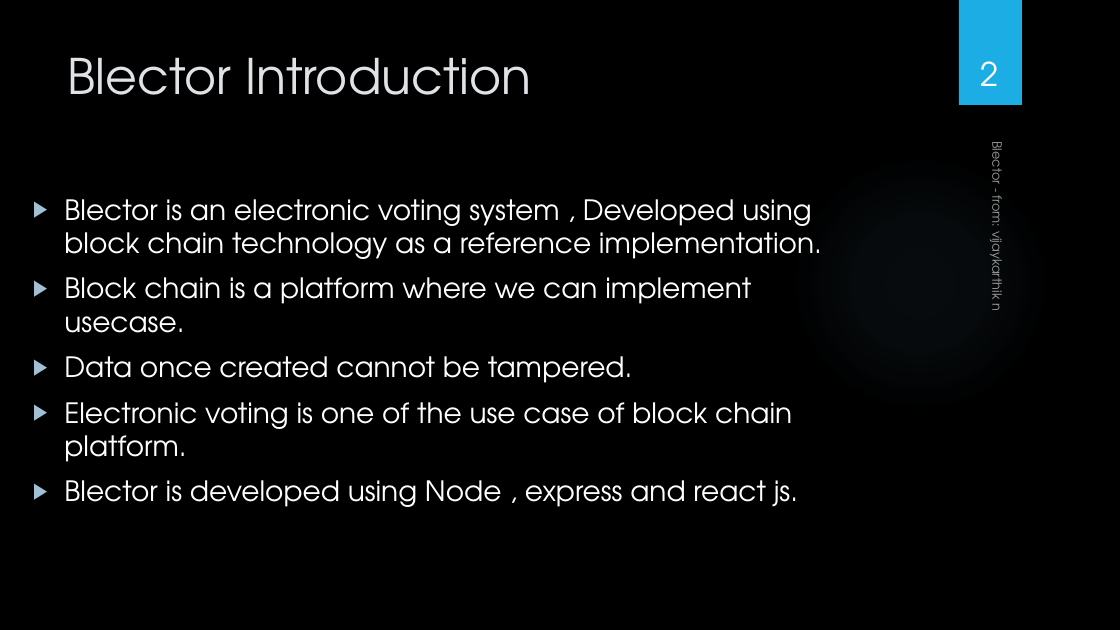
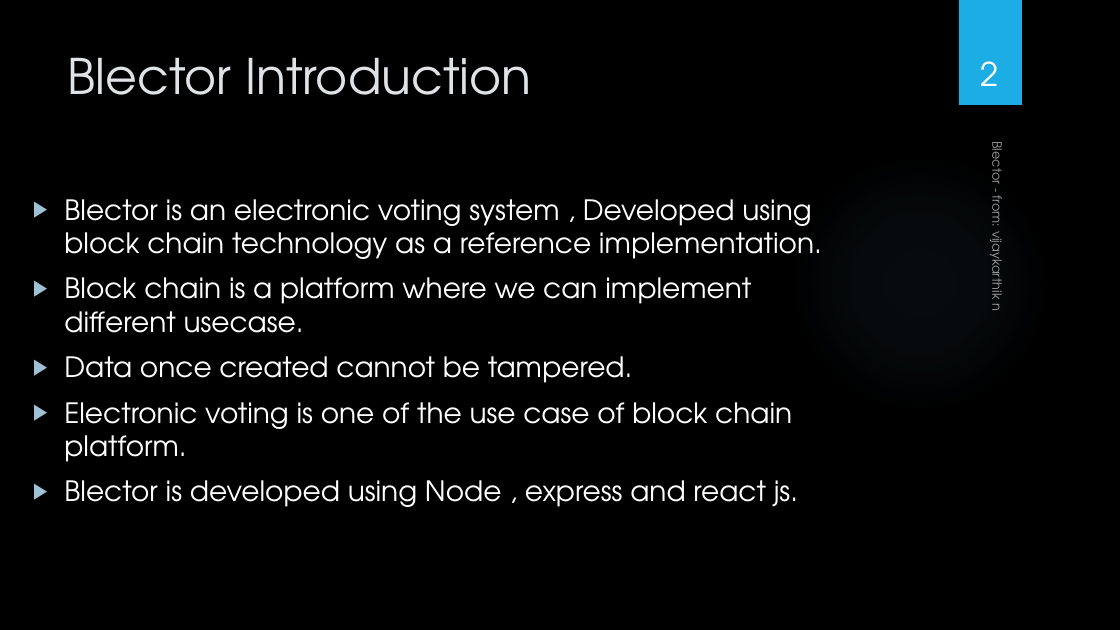
Before and after one commit to karthigowtham/block-chain-electronic-voting-reference-implementation-using-javascript, a slide deck: slide 2 of Blector.pptx. Drawn at 1120x630 pixels with LibreOffice and Linux fonts; fonts in the diff are those of the drawing; background and template pictures are left out. Boxes give left, top, right and bottom in pixels: in the first picture for what was removed or moved away, otherwise in the second. Text is boxed around its words. In the diff, an @@ line names an element or a change of style, - is before the commit and + after.

Commit message:
updated ppt

```diff
--- a/Blector.pptx
+++ b/Blector.pptx
@@ text at (64, 277, 751, 333): text changed @@
-▶ Block chain is a platform where we can implement usecase.
+▶ Block chain is a platform where we can implement different usecase.
```
Also in this commit, not shown: 1 slide added.
